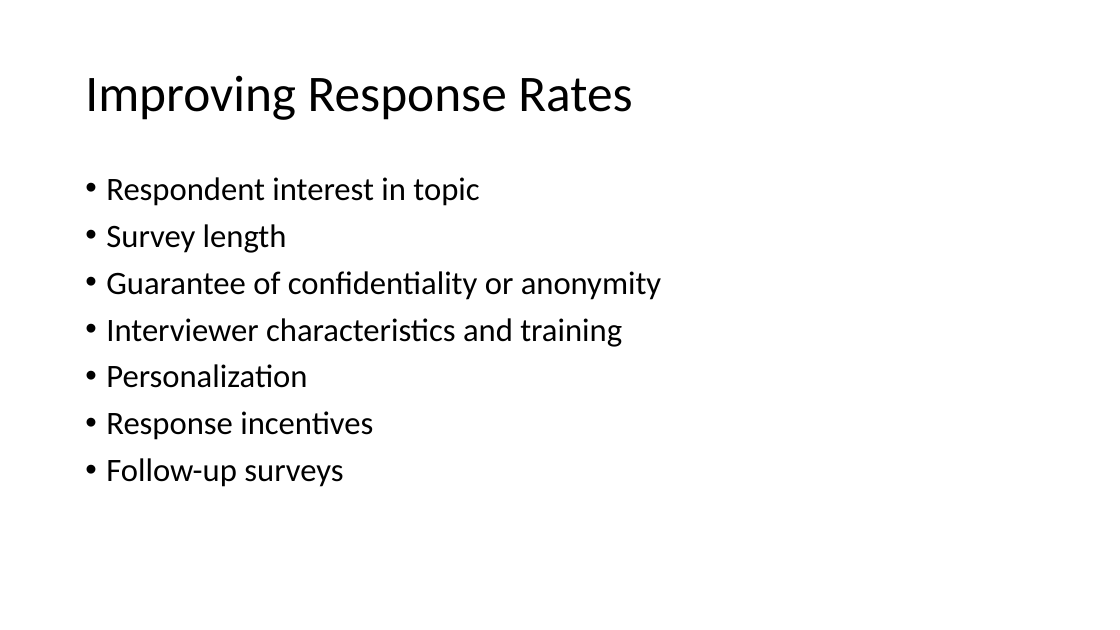
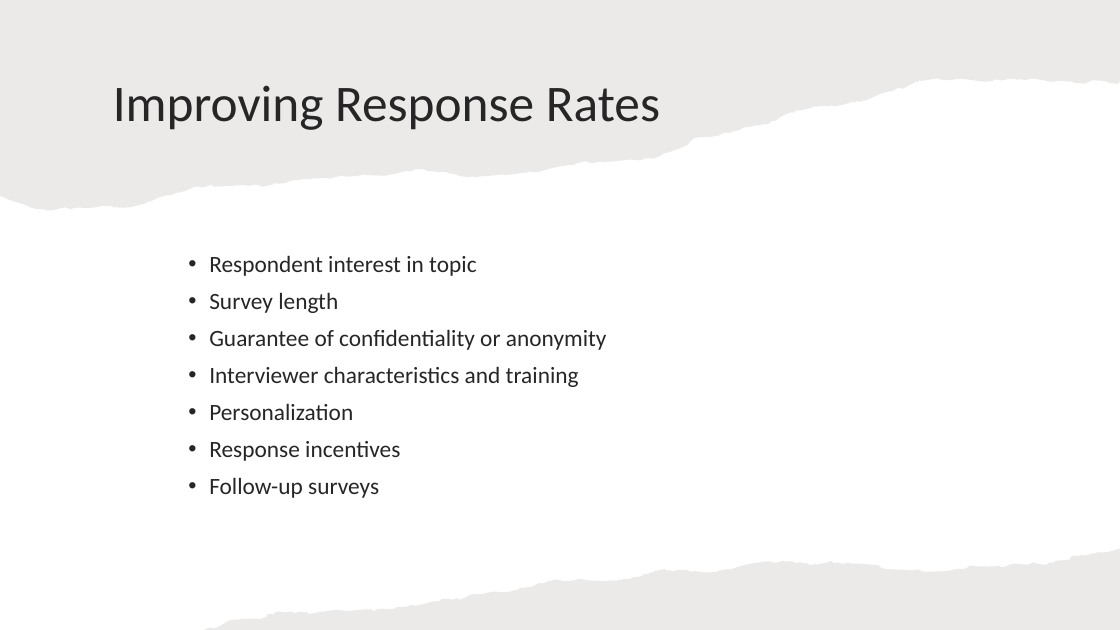
Before and after one commit to mikenguyen13/mar4050, a slide deck: slide 28 of lectures/7/Developing the sampling plan.pptx (slide 18 before the commit). Drawn at 1120x630 pixels with LibreOffice and Linux fonts; fonts in the diff are those of the drawing. Boxes give left, top, right and bottom in pixels: in the first picture for what was removed or moved away, otherwise in the second. Text is boxed around its words. In the diff, an @@ line names an element or a change of style, - is before the commit and + after.

```diff
--- a/lectures/7/Developing the sampling plan.pptx
+++ b/lectures/7/Developing the sampling plan.pptx
@@ freeform shape added at [0,0,1120,211], fill #82766A at 15% opacity @@
@@ title "Improving Response Rates": place and size @@
-title "Improving Response Rates" at [85,75,632,120]
+title "Improving Response Rates" at [113,85,660,130]
@@ title "Improving Response Rates" at [113,85,660,130]: text colour #000000 to #262626 @@
@@ text "Respondent interest in topic": place and size @@
-text "Respondent interest in topic" at [106,177,661,487]
+text "Respondent interest in topic" at [209,255,607,498]
@@ text "Respondent interest in topic" at [209,255,607,498]: size 28 to 20 pt, text colour #000000 to #262626; vertical alignment top to middle @@
@@ freeform shape added at [204,549,1120,630], fill #82766A at 15% opacity @@
```
Also in this commit, not shown: 17 other slides changed, 13 slides added, 5 other files.
